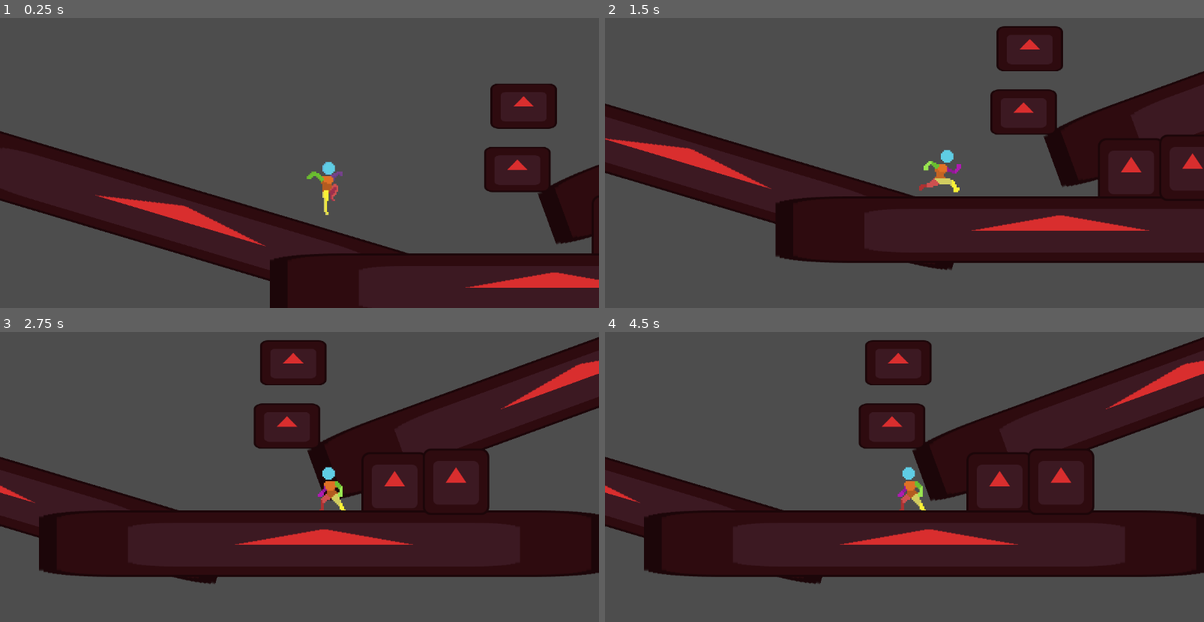
Above: before the commit, frames 1-4 (two rows, left to right).
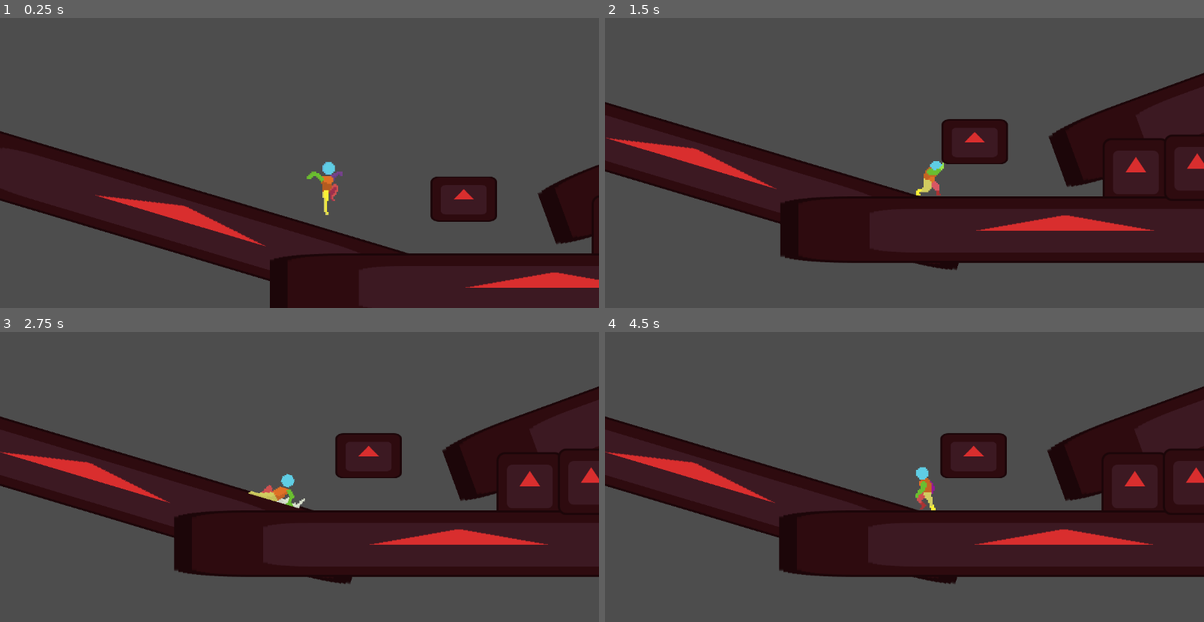
Above: after the commit, the same moments.

Repository: TatusFilipek/GodotTryEndError
Game: Godot game, scene res://scenes/main.tscn
The game is run twice, just before and just after one commit, with the same random seed, the same clock (stepped at 60 frames per second) and the same inputs. The engine's default icon, where the game draws it, is replaced by a stand-in: a white triangle on a blue panel in a dark square.
Inputs (mouse positions are in pixels of both pictures, inside the frame that each line leads up to):
- Up to frame 1 (0.25 s): no input
- Up to frame 2 (1.5 s): move the mouse to (1036, 122) at 0.52 s; hold Alt (sprint) 0.53-1.28 s; hold D (moveRight) from 0.53 s (still down); tap Q (dash) at 0.6 s; tap Space (jump) at 0.77 s; move the mouse to (784, 157) at 1.27 s; tap Alt (sprint) at 1.35 s
- Up to frame 3 (2.75 s): tap Space (jump) at 1.52 s; tap Q (dash) at 1.55 s; move the mouse to (359, 378) at 2.02 s; release D (moveRight) at 2.03 s; hold A (moveLeft) from 2.03 s (still down); hold Ctrl (crouch) from 2.03 s (still down); tap Alt (sprint) at 2.3 s
- Up to frame 4 (4.5 s): move the mouse to (874, 520) at 2.77 s; release A (moveLeft) at 2.78 s; release Ctrl (crouch) at 2.78 s; hold D (moveRight) 2.78-4.28 s; tap Q (dash) at 2.85 s; tap Space (jump) at 3.02, 3.77 s; move the mouse to (1084, 503) at 3.52 s; hold Right mouse button (feint) 3.53-4.28 s; tap Alt (sprint) at 3.8 s; move the mouse to (724, 404) at 4.27 s; hold A (moveLeft) from 4.28 s (still down); click (724, 404) at 4.35 s

The runs differ from the first frame. In frame 1, 4.9% of the frame differs, in the area x 71-93%, y 22-71%; in frame 2, 7.1%; in frame 3, 34%; in frame 4, 34%, in the area x 0-100%, y 1-87%.

Commit message:
dodawania dashowania i rollowania cz.4, no generalnie dziala, pozmieniam sobie troche zmiennych i bede mogl dashowac, naprawilem duzo bledow i usunalem powtarzajacy sie kod

Diff:
--- a/scenes/main.tscn
+++ b/scenes/main.tscn
@@ -34,11 +34,7 @@
 position = Vector2(1025, 407)
 
 [node name="Obstacle3" parent="." unique_id=967182385 instance=ExtResource("2_0wfyh")]
-position = Vector2(700, 300)
-scale = Vector2(1, 0.68000245)
-
-[node name="Obstacle5" parent="." unique_id=567600175 instance=ExtResource("2_0wfyh")]
-position = Vector2(712, 178.00002)
+position = Vector2(597, 357)
 scale = Vector2(1, 0.68000245)
 
 [node name="Camera2D" type="Camera2D" parent="." unique_id=1820339717 node_paths=PackedStringArray("followed")]
--- a/scripts/fallMove.gd
+++ b/scripts/fallMove.gd
@@ -9,8 +9,9 @@
 
 func physics_update(_delta: float) -> void:
 	super.physics_update(_delta)
+	if not core.dashing:
+		core.velocity.x = core.MovementDirection() * core.MovementSpeed * core.sprintMovementMult * core.ALLMOVEMENTVARIABLE * _delta
 	if not isActive: return
-	core.velocity.x = core.MovementDirection() * core.MovementSpeed * core.sprintMovementMult * core.ALLMOVEMENTVARIABLE * _delta
 
 	if core.MovementDirection() == 0:
 		machine.change_state("FallIdle")
--- a/scripts/ledgeClimb.gd
+++ b/scripts/ledgeClimb.gd
@@ -15,7 +15,7 @@
 	core.velocity = Vector2.ZERO
 	core.canChangeDir = false
 
-	postAnimPos = core.GetLedgePosition()
+	postAnimPos = core.ledgePosition
 
 	postAnimPos.x += core.CheckWall.position.x + 17 * core.facingDirection
 	postAnimPos.y += core.CheckLedge.position.y - 7
--- a/scripts/ledgeGrab.gd
+++ b/scripts/ledgeGrab.gd
@@ -1,7 +1,5 @@
 extends State
 class_name LedgeGrab
-
-var ledgePos : Vector2
 
 func enter() -> void:
 	super.enter()
@@ -9,9 +7,7 @@
 	playback.travel("LedgeGrab")
 	core.velocity = Vector2.ZERO
 
-	ledgePos = core.GetLedgePosition()
-	core.global_position = core.SetLedgeOffset(ledgePos)
-
+	core.position = core.onLedgePosition
 	pass
 
 func exit() -> void:
--- a/scripts/player.gd
+++ b/scripts/player.gd
@@ -59,6 +59,9 @@
 
 var spriteRotation : float
 
+var ledgePosition : Vector2
+var onLedgePosition : Vector2
+
 func _ready() -> void:
 	sprite = get_node("AnimatedSprite2D")
 	CheckLedge = get_node("CheckLedge")
@@ -103,8 +106,7 @@
 	return lookDirection
 
 func GetSpriteOrientation() -> void:
-	CheckFloorBack.force_raycast_update()
-	CheckFloorFront.force_raycast_update()
+	AllCheckUpdate()
 
 	if is_on_floor_only() and CheckFloorFront.is_colliding() and CheckFloorBack.is_colliding():
 		spriteRotation = (CheckFloorFront.get_collision_point().y - CheckFloorBack.get_collision_point().y) * .03
@@ -133,28 +135,28 @@
 			CheckFloorBack.position.x *= -1
 
 func IsLedgeDetected() -> bool:
-	CheckWall.force_raycast_update()
-	CheckHead.force_raycast_update()
-	return CheckWall.is_colliding() and not CheckHead.is_colliding()
+	AllCheckUpdate()
+
+	var collision : bool = CheckWall.is_colliding() and not CheckHead.is_colliding()
+
+	if collision == true:
+		SetLedgePosition()
+
+	return collision
 
 func IsSpaceToClimb() -> bool:
-	CheckSpace.force_shapecast_update()
+	AllCheckUpdate()
 	return not CheckSpace.is_colliding()
 
-func GetLedgePosition() -> Vector2:
-	var ledgePos : Vector2
-
-	CheckWall.force_raycast_update()
-	CheckLedge.force_raycast_update()
-
+func SetLedgePosition() -> void:
 	#there is a bug where i jump from ledge to ledge and it doesnt set the new ledge position idk why
 	#bug fixxed
 	#NOTE: the couse of the bug was the length of the raycast. When checking for it the length must be the opposite of the offset for it to work correctly
 
-	ledgePos.x = CheckWall.get_collision_point().x
-	ledgePos.y = CheckLedge.get_collision_point().y
+	ledgePosition.x = CheckWall.get_collision_point().x
+	ledgePosition.y = CheckLedge.get_collision_point().y
 
-	return ledgePos
+	onLedgePosition = SetLedgeOffset(ledgePosition)
 
 func SetLedgeOffset(ledgePos : Vector2) -> Vector2:
 	#Player-Ledge offset idk how to calculate it smarter, will probably need to be fixxed later
@@ -171,6 +173,20 @@
 
 	return gravityMultiplier * gravityForce + velocity.y * gravityMultiplier/100
 
+func AllCheckUpdate() -> void:
+	CheckSpace.force_shapecast_update()
+	CheckSpace.force_update_transform()
+	CheckWall.force_raycast_update()
+	CheckWall.force_update_transform()
+	CheckFloorBack.force_raycast_update()
+	CheckFloorBack.force_update_transform()
+	CheckFloorFront.force_raycast_update()
+	CheckFloorFront.force_update_transform()
+	CheckHead.force_raycast_update()
+	CheckHead.force_update_transform()
+	CheckLedge.force_raycast_update()
+	CheckLedge.force_update_transform()
+
 #TODO:
 	#resize collider when crouching
 	#add more ifs for changing states
Not shown: 1 places in scenes/player.tscn that only renumber resources
